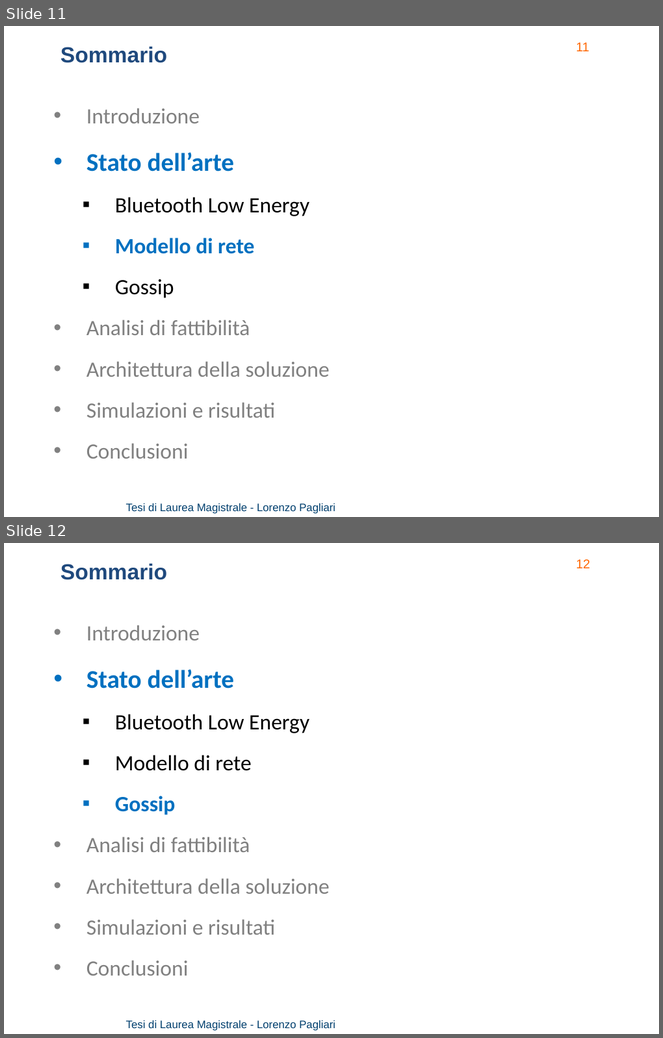
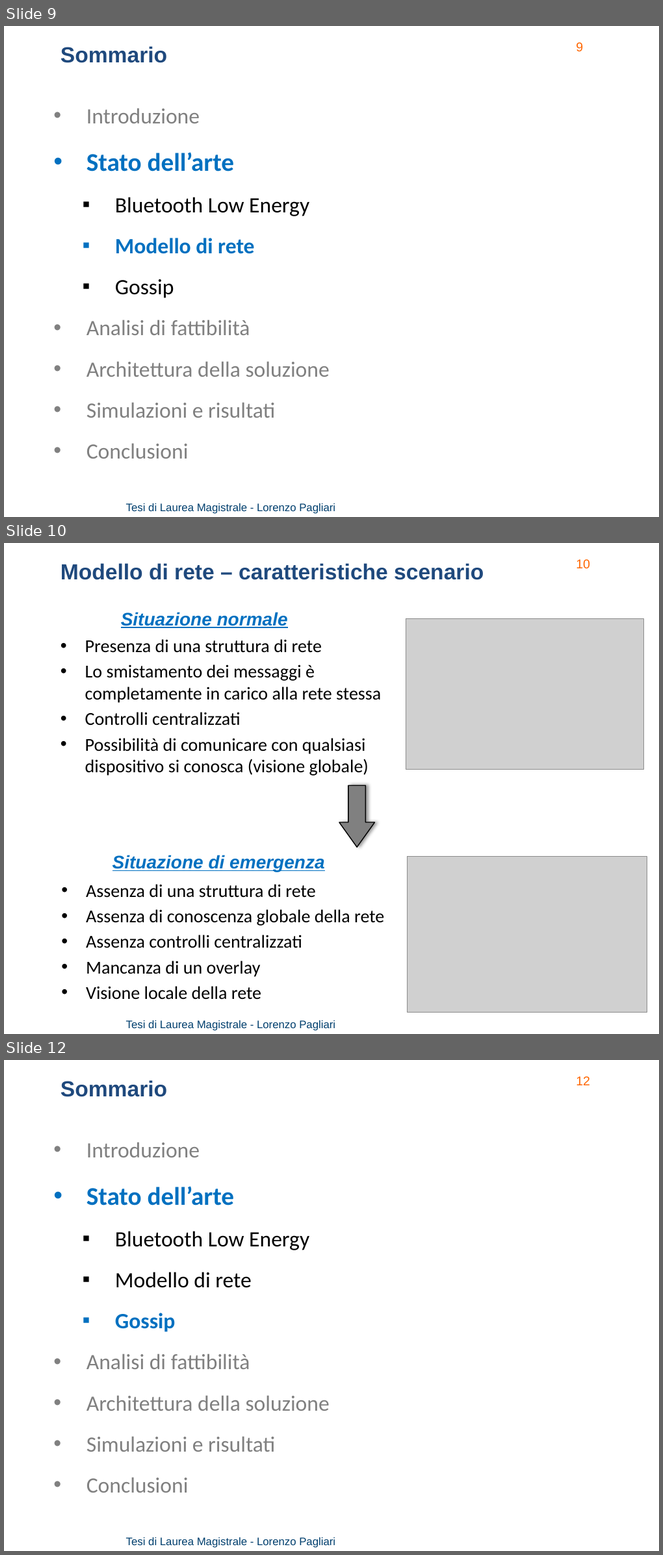
Before and after one commit to lorenzo-pagliari/Tesi, a slide deck: presentazione/Pagliari Lorenzo presentazione.pptx. Shown one above the other, each under a label of ours: slides 11 and 12 before the commit, slides 9, 10 and 12 after it; the slides between them are not shown. The pictures are 663x1038 and 663x1555 pixels, drawn with LibreOffice and Linux fonts; fonts in the diff are those of the drawing; grey boxes stand for pictures; background and template pictures are left out. Boxes give left, top, right and bottom in pixels: in the first picture for what was removed or moved away, otherwise in the second. Text is boxed around its words. In the diff, an @@ line names an element or a change of style, - is before the commit and + after.

```diff
--- a/presentazione/Pagliari Lorenzo presentazione.pptx
+++ b/presentazione/Pagliari Lorenzo presentazione.pptx
@@ slide 10 added at (x1=4, y1=543, x2=659, y2=1034), background picture (left out); not listed: 2 template elements that a slide beside it also shows @@
@@ text added at (x1=61, y1=563, x2=484, y2=580), 24 pt, text #1F497D, bold @@
+Modello di rete – caratteristiche scenario
@@ text added at (x1=121, y1=612, x2=288, y2=628), 20 pt, text #0070C0, bold, italic, underline @@
+Situazione normale
@@ picture added at (x1=406, y1=618, x2=644, y2=770) @@
@@ text added at (x1=85, y1=639, x2=381, y2=776), 20 pt, text #000000 @@
+• Presenza di una struttura di rete
+• Lo smistamento dei messaggi è completamente in carico alla rete stessa
+• Controlli centralizzati
+• Possibilità di comunicare con qualsiasi dispositivo si conosca (visione globale)
@@ down arrow added at (x1=339, y1=785, x2=375, y2=847), fill #808080, outline #000000 1 pt @@
@@ text added at (x1=113, y1=855, x2=324, y2=872), 20 pt, text #0070C0, bold, italic, underline @@
+Situazione di emergenza
@@ picture added at (x1=407, y1=856, x2=647, y2=1012) @@
@@ text added at (x1=86, y1=884, x2=384, y2=1000), 20 pt, text #000000 @@
+• Assenza di una struttura di rete
+• Assenza di conoscenza globale della rete
+• Assenza controlli centralizzati
+• Mancanza di un overlay
+• Visione locale della rete
@@ what was slide 11 is now slide 9 @@
@@ page number at (x1=576, y1=42, x2=583, y2=52): text changed @@
-11
+9
```
Also in this commit, not shown: 1 slide changed, 5 other slides added, 12 slides removed, 3 other files.
